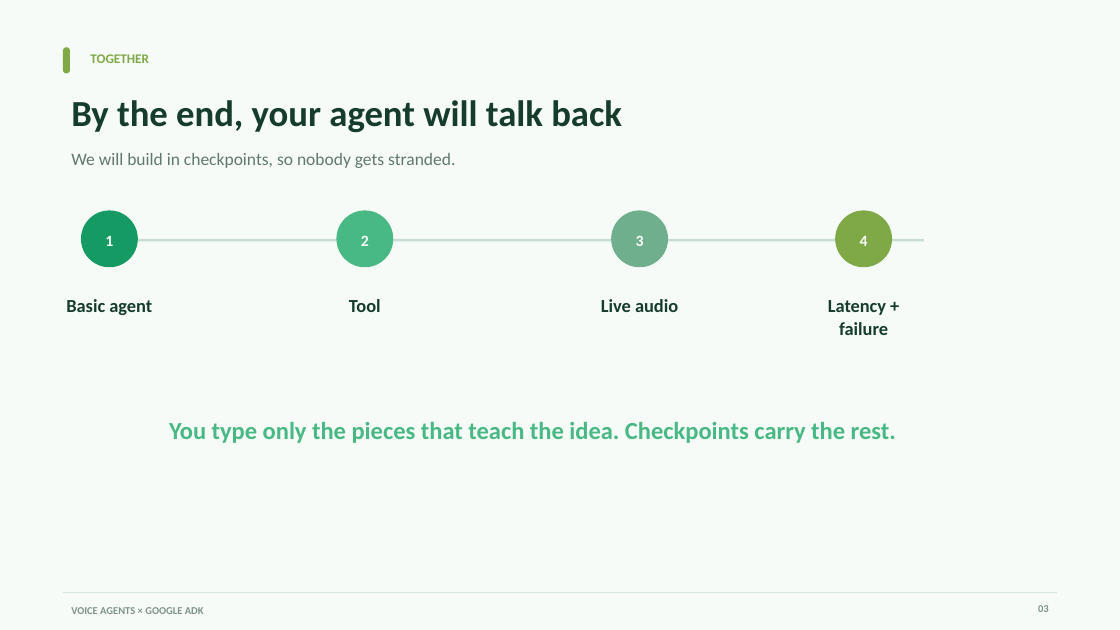
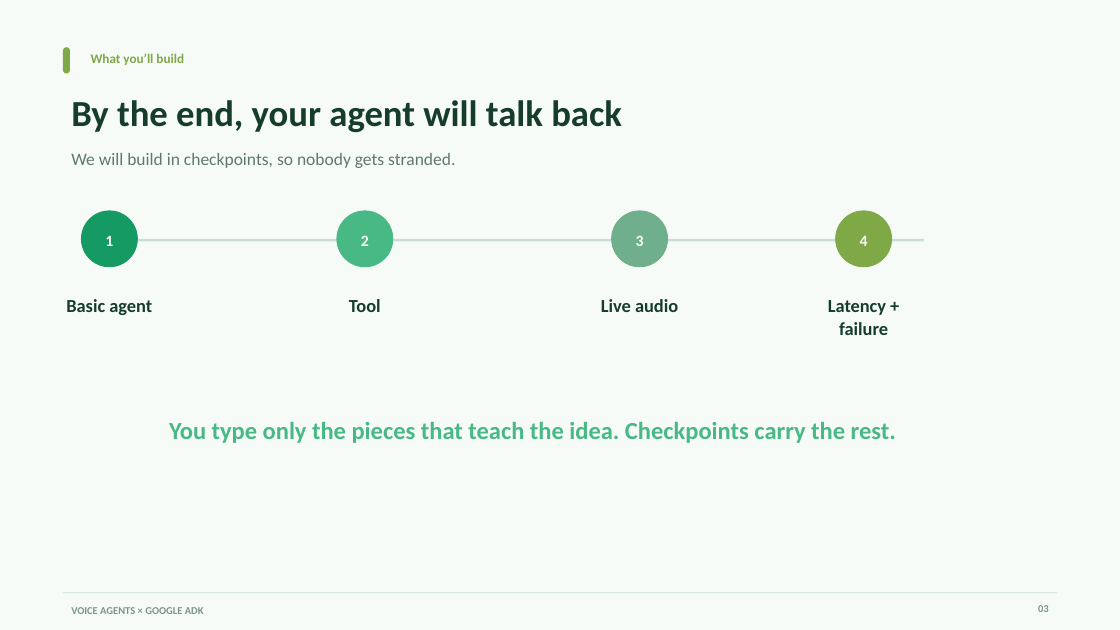
Before and after one commit to aswincsekar/adk-voice-workshop, a slide deck: slide 3 of slides/google-adk-voice-agents-workshop.pptx. Drawn at 1120x630 pixels with LibreOffice and Linux fonts; fonts in the diff are those of the drawing. Boxes give left, top, right and bottom in pixels: in the first picture for what was removed or moved away, otherwise in the second. Text is boxed around its words. In the diff, an @@ line names an element or a change of style, - is before the commit and + after.

```diff
--- a/slides/google-adk-voice-agents-workshop.pptx
+++ b/slides/google-adk-voice-agents-workshop.pptx
@@ text at [91,53,184,65]: text changed @@
-TOGETHER
+What you’ll build
```
Also in this commit, not shown: 17 other slides changed.
